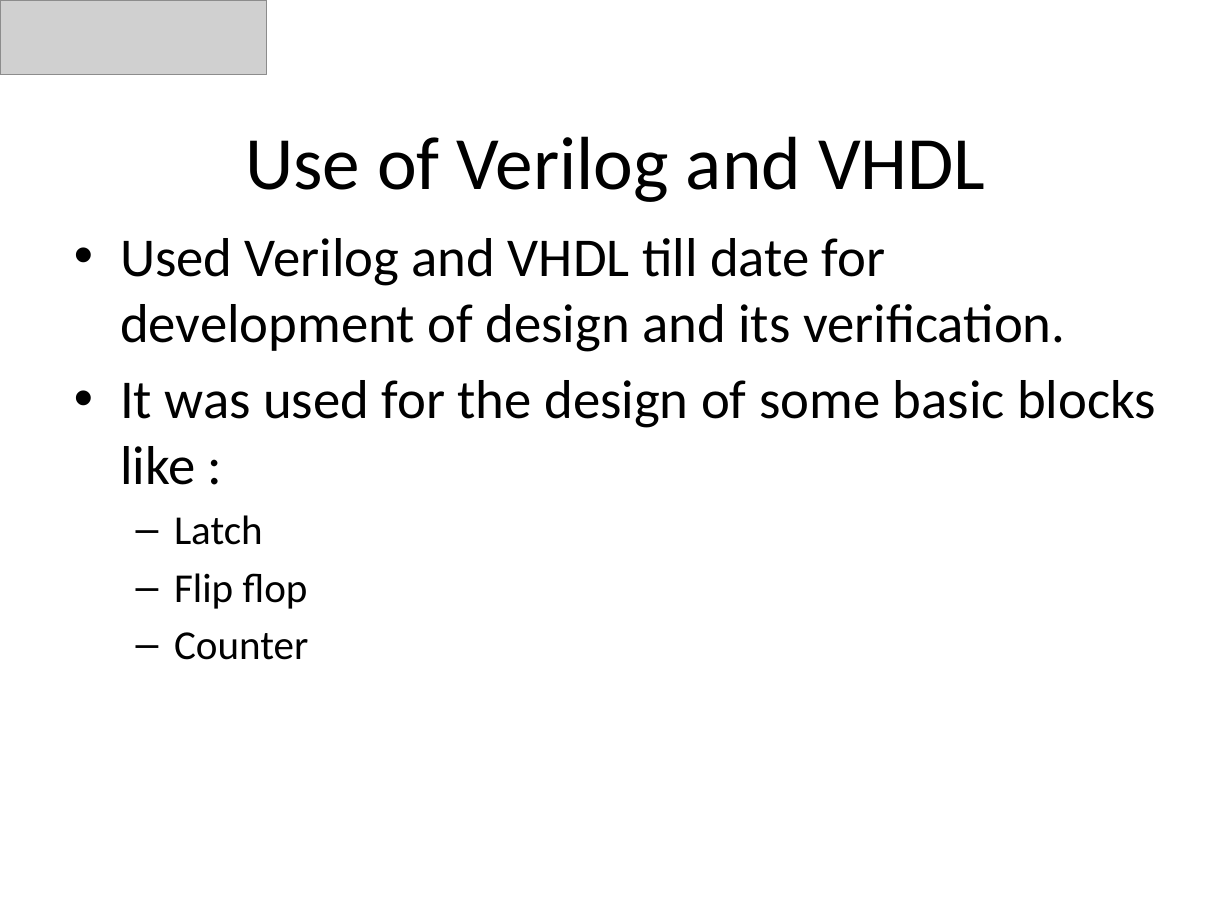
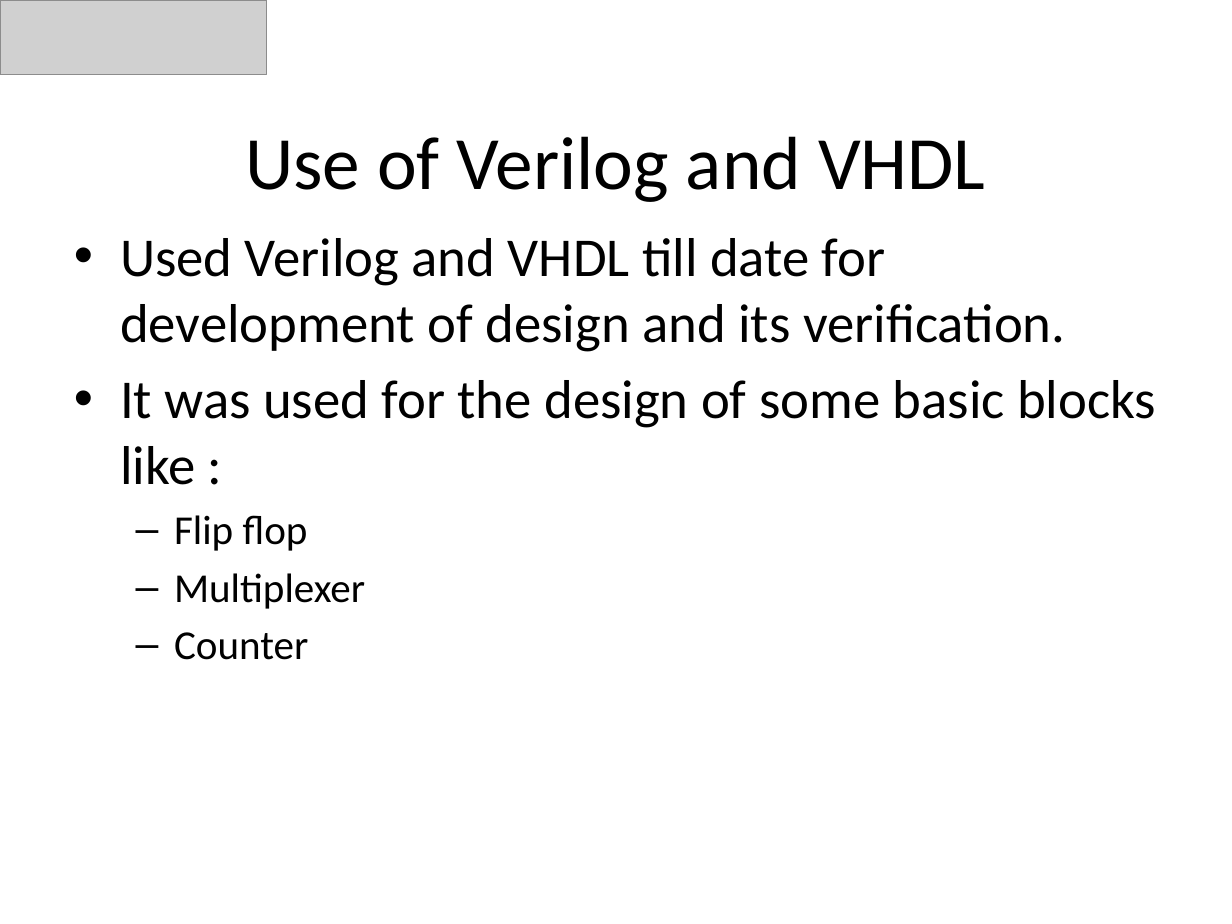
Before and after one commit to KishanVasu/Hello-world, a slide deck: slide 12 of SV [Autosaved].pptx (slide 11 before the commit). Drawn at 1232x924 pixels with LibreOffice and Linux fonts; fonts in the diff are those of the drawing; grey boxes stand for pictures. Boxes give left, top, right and bottom in pixels: in the first picture for what was removed or moved away, otherwise in the second. Text is boxed around its words. In the diff, an @@ line names an element or a change of style, - is before the commit and + after.

```diff
--- a/SV [Autosaved].pptx
+++ b/SV [Autosaved].pptx
@@ text at (174,515,263,545): paragraph removed @@
-  – Latch
@@ text at (174,573,365,609): paragraph added @@
+  – Multiplexer
```
Also in this commit, not shown: 18 other slides changed, 10 slides added, 1 slide removed.
